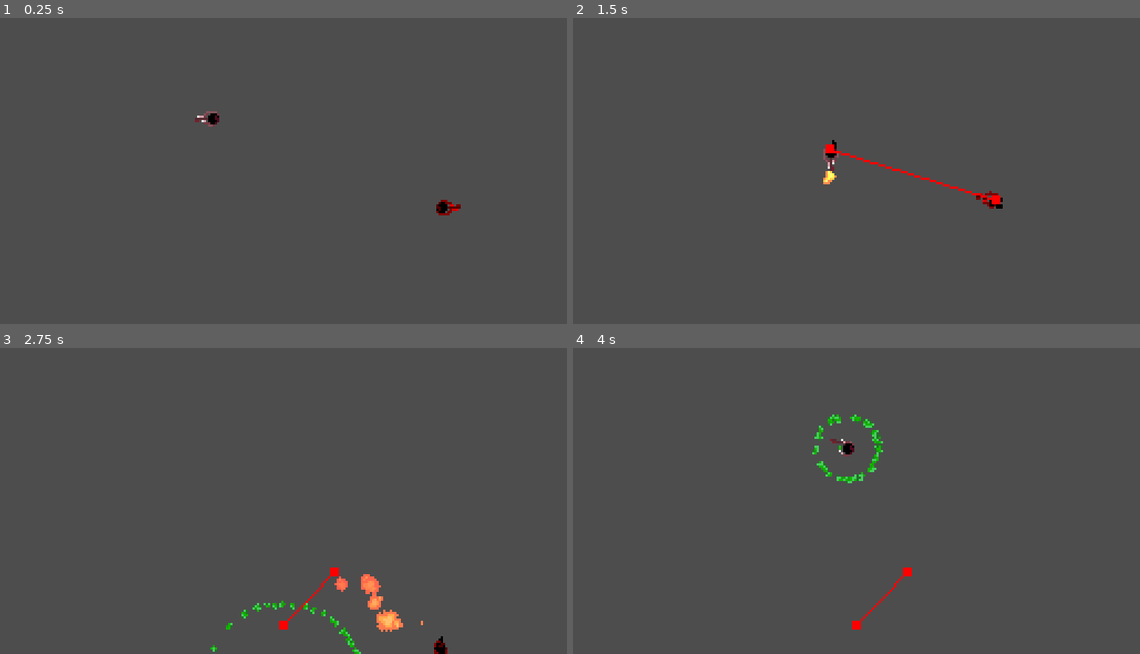
Above: before the commit, frames 1-4 (two rows, left to right).
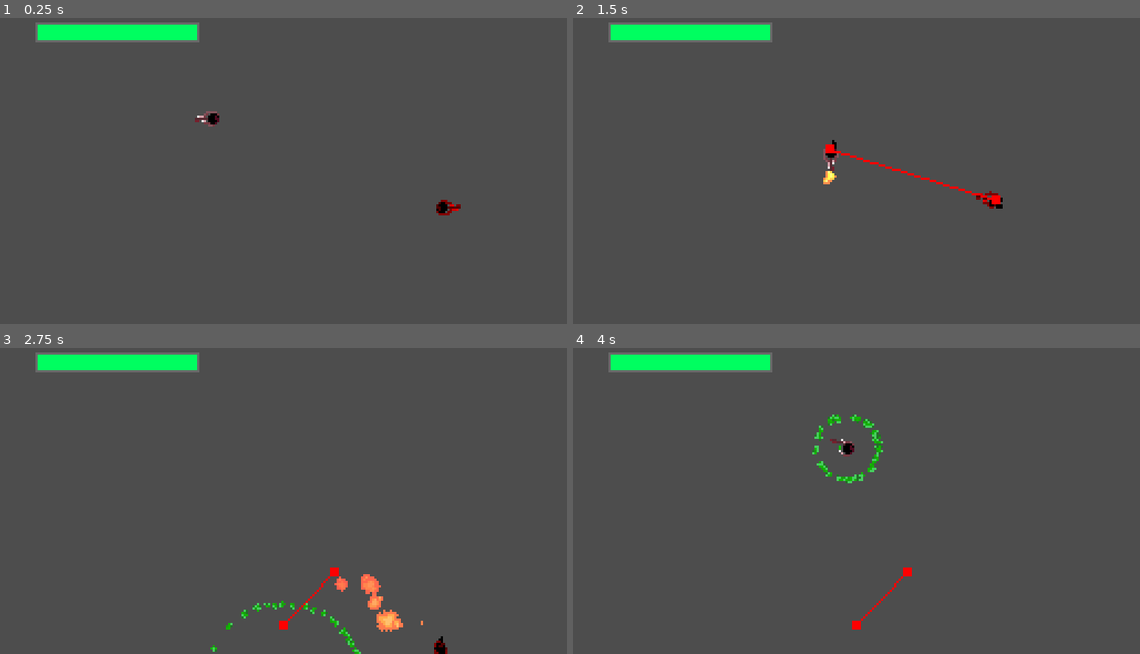
Above: after the commit, the same moments.

Repository: Gabriel-Bessa2/taca-la-foga
Game: Godot game, scene res://stages/test_level.tscn
Two runs of this game, one before a commit and one after it. Both use one fixed random seed, a clock stepped at 60 frames per second and the inputs below. The engine's default icon, where the game draws it, is replaced by a stand-in: a white triangle on a blue panel in a dark square.
Inputs:
- Up to frame 1 (0.25 s): no input
- Up to frame 2 (1.5 s): tap Enter at 0.5 s; hold Right (right) 0.53-1.28 s; tap X (cash_parry) at 0.6 s; hold Down (down) from 1.28 s (still down); tap Z (flamethrower) at 1.35 s
- Up to frame 3 (2.75 s): release Down (down) at 2.03 s; hold Right (right) from 2.03 s (still down); tap X (cash_parry) at 2.1 s
- Up to frame 4 (4 s): release Right (right) at 2.78 s; hold Up (up) 2.78-3.53 s; tap Z (flamethrower) at 2.85 s; hold Left (left) from 3.53 s (still down); tap X (cash_parry) at 3.6 s

The runs differ from the first frame. In frame 1, 1.9% of the frame differs, in the area x 6-36%, y 1-8%; in frame 2, 1.9%; in frame 3, 1.9%; in frame 4, 1.9%.

Commit message:
Função para emitir sinal de vida, alçteração para vida como float e script da Vida

Diff:
--- /dev/null
+++ b/player/player/Vida.gd
@@ -0,0 +1,16 @@
+extends ColorRect
+
+
+# Called when the node enters the scene tree for the first time.
+func _ready():
+	pass # Replace with function body.
+
+
+# Called every frame. 'delta' is the elapsed time since the previous frame.
+func _process(delta):
+	pass
+
+
+func _on_player_hp_changed(player) -> void:
+	var lifeBar = $bar
+	lifeBar.size.x = 72 * player.hp / player.HP_MAX
--- a/player/player/player.gd
+++ b/player/player/player.gd
@@ -12,15 +12,18 @@
 @export var WALK_ACCELERATION: float = 0.2
 
 enum PLAYER_STATES {MOVE, FIRE, CASH, HURT, DEAD}
-const HP_MAX: int = 10
+const HP_MAX: float = 10.0
 var state: PLAYER_STATES = PLAYER_STATES.MOVE
-var hp: int = HP_MAX
+var hp: float = HP_MAX
 
 var inputDirection: Vector2 = Vector2.ZERO
 var inputFlamethrower: bool = false
 var inputMoneyparry: bool = false
 var aimDirection : Vector2 = Vector2.LEFT
 var aimTargetDirection : Vector2 = Vector2.LEFT
+
+signal hp_changed
+signal max_hp_signal
 
 func _physics_process(_delta):
 	get_input()
@@ -81,6 +84,7 @@
 
 func gethit(damage: int):
 	hp = max(hp - damage, 0)
+	update_health(hp, HP_MAX)
 	if hp == 0:
 		AnimPlayer.play("dead")
 		state = PLAYER_STATES.DEAD
@@ -95,3 +99,11 @@
 func instance_money_parry():
 	var moneyparryInstance = moneyparryResource.instantiate()
 	add_child(moneyparryInstance)
+
+
+func update_health(current_health: int, max_health: int):
+	emit_signal("hp_changed", self)
+	emit_signal("max_hp_signal", self)
+
+func _ready() -> void:
+	emit_signal("hp_changed", self)
--- a/player/player/player.tscn
+++ b/player/player/player.tscn
@@ -1,7 +1,8 @@
-[gd_scene load_steps=11 format=3 uid="uid://bql0nqi4l7dw3"]
+[gd_scene load_steps=12 format=3 uid="uid://bql0nqi4l7dw3"]
 
 [ext_resource type="Script" path="res://player/player/player.gd" id="1_bu8vp"]
 [ext_resource type="Texture2D" uid="uid://dk2uhic5ibiyn" path="res://player/player-sprite-sheet.png" id="2_skmtw"]
+[ext_resource type="Script" path="res://player/player/Vida.gd" id="5_6prfn"]
 
 [sub_resource type="CircleShape2D" id="CircleShape2D_i62y1"]
 radius = 4.0
@@ -158,3 +159,23 @@
 libraries = {
 "": SubResource("AnimationLibrary_4lnpg")
 }
+
+[node name="HUD" type="CanvasLayer" parent="."]
+
+[node name="Vida" type="ColorRect" parent="HUD"]
+offset_left = 16.0
+offset_top = 8.0
+offset_right = 90.0
+offset_bottom = 17.0
+color = Color(0.423529, 0.423529, 0.423529, 0.894118)
+script = ExtResource("5_6prfn")
+
+[node name="bar" type="ColorRect" parent="HUD/Vida"]
+layout_mode = 0
+offset_left = 1.0
+offset_top = 1.0
+offset_right = 73.0
+offset_bottom = 8.0
+color = Color(0, 0.996078, 0.376471, 1)
+
+[connection signal="hp_changed" from="." to="HUD/Vida" method="_on_player_hp_changed"]
